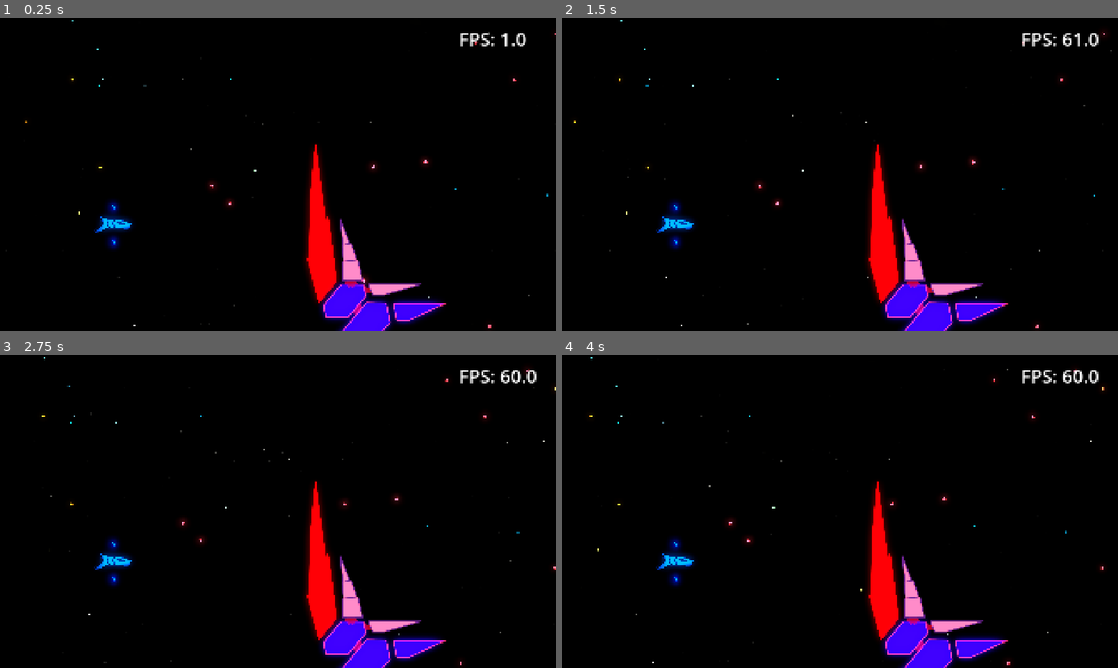
Above: before the commit, frames 1-4 (two rows, left to right).
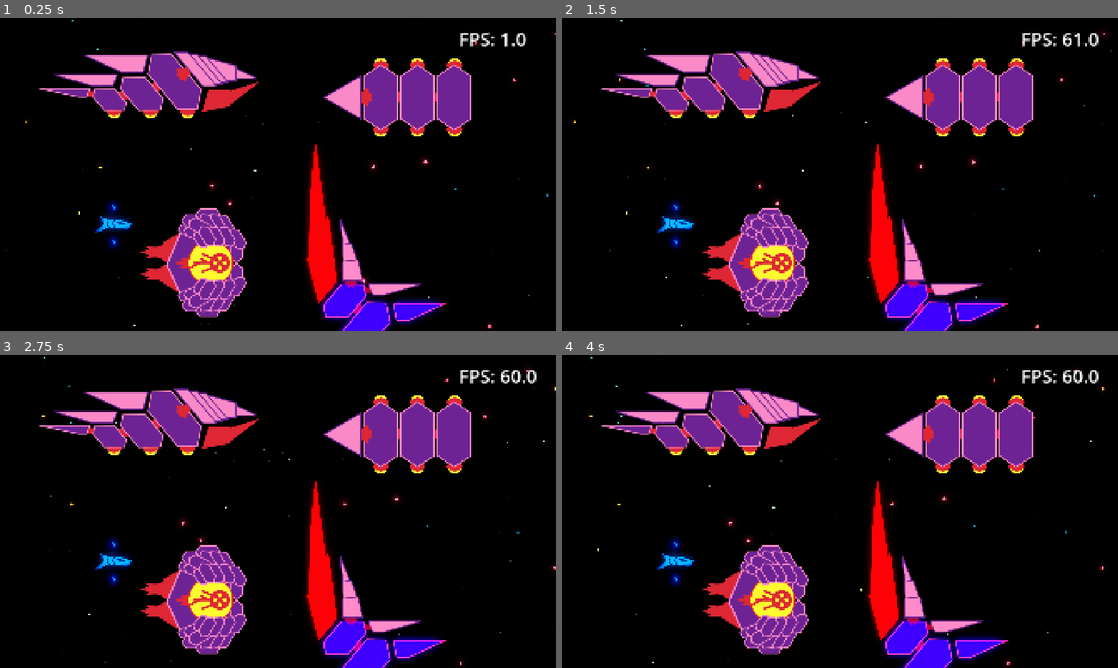
Above: after the commit, the same moments.

Repository: Zemiro-dev/StarfighterGemini
Game: Godot game, scene res://world/world_viewport_container.tscn
Two runs of this game, one before a commit and one after it. Both use one fixed random seed, a clock stepped at 60 frames per second and the inputs below.
Inputs:
- Up to frame 1 (0.25 s): no input
- Up to frame 2 (1.5 s): no input
- Up to frame 3 (2.75 s): no input
- Up to frame 4 (4 s): no input

The runs differ from the first frame. In frame 1, 13% of the frame differs, in the area x 7-85%, y 10-96%; in frame 2, 13%; in frame 3, 13%; in frame 4, 13%.

Commit message:
adding a buncha asteroid beast sprites

Diff:
--- a/game/project.godot
+++ b/game/project.godot
@@ -14,6 +14,10 @@
 run/main_scene="uid://dbm74b75gf2st"
 config/features=PackedStringArray("4.4", "GL Compatibility")
 
+[debug]
+
+settings/stdout/print_fps=true
+
 [display]
 
 window/size/viewport_width=1920
--- a/game/world/debug/world_debug.tscn
+++ b/game/world/debug/world_debug.tscn
@@ -37,6 +37,9 @@
 [ext_resource type="Material" uid="uid://byx4eobrlkwum" path="res://actors/enemies/resources/asteroid_beast_energy_a_shader_material.tres" id="32_7g11o"]
 [ext_resource type="Texture2D" uid="uid://cwpcljmd2jg6e" path="res://assets/enemies/asteroid_beast/asteroid_beast_energy_talon_lower.png" id="32_oai4s"]
 [ext_resource type="Texture2D" uid="uid://c36817fty0sew" path="res://assets/enemies/asteroid_beast/asteroid_beast_energy_talon_upper.png" id="33_nq3s0"]
+[ext_resource type="Texture2D" uid="uid://cdbtwetqjpqui" path="res://assets/enemies/asteroid_beast/asteroid_beast_claw_arm_template.png" id="36_jl7ui"]
+[ext_resource type="Texture2D" uid="uid://0ic4q8pb0sei" path="res://assets/enemies/asteroid_beast/asteroid_beast_body_template.png" id="37_0bnsj"]
+[ext_resource type="Texture2D" uid="uid://c43sds3wcquph" path="res://assets/enemies/asteroid_beast/asteroid_beast_head_template.png" id="38_1h5nw"]
 
 [sub_resource type="Gradient" id="Gradient_1t33c"]
 offsets = PackedFloat32Array(0.592705, 0.662614, 0.762918, 0.844985, 1)
@@ -380,138 +383,156 @@
 scale = Vector2(0.225586, 0.225586)
 texture = ExtResource("4_7wlep")
 
-[node name="Claw" type="Node2D" parent="Stage/Actors/AsteroidBeast"]
+[node name="TalonArm" type="Node2D" parent="Stage/Actors/AsteroidBeast"]
 position = Vector2(-1385, 265)
 
-[node name="TendonA" type="Sprite2D" parent="Stage/Actors/AsteroidBeast/Claw"]
+[node name="TendonA" type="Sprite2D" parent="Stage/Actors/AsteroidBeast/TalonArm"]
 material = ExtResource("22_7g11o")
 position = Vector2(-53, 39.2261)
 rotation = 2.38042
 texture = ExtResource("23_1jd2g")
 
-[node name="TendonB" type="Sprite2D" parent="Stage/Actors/AsteroidBeast/Claw"]
+[node name="TendonB" type="Sprite2D" parent="Stage/Actors/AsteroidBeast/TalonArm"]
 material = ExtResource("22_7g11o")
 position = Vector2(-85, -34.7739)
 rotation = -3.14159
 texture = ExtResource("24_82x64")
 
-[node name="ScaleA" type="Sprite2D" parent="Stage/Actors/AsteroidBeast/Claw"]
+[node name="ScaleA" type="Sprite2D" parent="Stage/Actors/AsteroidBeast/TalonArm"]
 material = ExtResource("24_ghjbf")
 position = Vector2(-64, 103.226)
 rotation = 0.875632
 texture = ExtResource("26_t3a8v")
 
-[node name="ScaleB" type="Sprite2D" parent="Stage/Actors/AsteroidBeast/Claw"]
+[node name="ScaleB" type="Sprite2D" parent="Stage/Actors/AsteroidBeast/TalonArm"]
 material = ExtResource("24_ghjbf")
 position = Vector2(1, 2.22614)
 rotation = 0.876155
 texture = ExtResource("27_67ikf")
 
-[node name="FinA" type="Sprite2D" parent="Stage/Actors/AsteroidBeast/Claw"]
+[node name="FinA" type="Sprite2D" parent="Stage/Actors/AsteroidBeast/TalonArm"]
 material = ExtResource("17_k1c70")
 position = Vector2(-112, -36.7739)
 texture = ExtResource("28_jl7ui")
 offset = Vector2(-60, 0)
 
-[node name="FinB" type="Sprite2D" parent="Stage/Actors/AsteroidBeast/Claw"]
+[node name="FinB" type="Sprite2D" parent="Stage/Actors/AsteroidBeast/TalonArm"]
 material = ExtResource("24_ghjbf")
 position = Vector2(-202, 40.2261)
 texture = ExtResource("29_0bnsj")
 offset = Vector2(-55, 0)
 
-[node name="WeakspotA" type="Sprite2D" parent="Stage/Actors/AsteroidBeast/Claw"]
+[node name="WeakspotA" type="Sprite2D" parent="Stage/Actors/AsteroidBeast/TalonArm"]
 material = ExtResource("29_82x64")
 position = Vector2(-21, -88.7739)
 texture = ExtResource("30_1h5nw")
 
-[node name="ScaledSpike" type="Sprite2D" parent="Stage/Actors/AsteroidBeast/Claw"]
+[node name="ScaledSpike" type="Sprite2D" parent="Stage/Actors/AsteroidBeast/TalonArm"]
 material = ExtResource("17_k1c70")
 position = Vector2(-22, -84.7739)
 rotation = 0.00141498
 texture = ExtResource("31_f8emp")
 offset = Vector2(0, -90)
 
-[node name="EnergyTalon" type="Node2D" parent="Stage/Actors/AsteroidBeast/Claw"]
+[node name="EnergyTalon" type="Node2D" parent="Stage/Actors/AsteroidBeast/TalonArm"]
 position = Vector2(59, -36)
 
-[node name="EnergyTalonLower" type="Sprite2D" parent="Stage/Actors/AsteroidBeast/Claw/EnergyTalon"]
+[node name="EnergyTalonLower" type="Sprite2D" parent="Stage/Actors/AsteroidBeast/TalonArm/EnergyTalon"]
 material = ExtResource("32_7g11o")
 texture = ExtResource("32_oai4s")
 offset = Vector2(20, -105)
 
-[node name="EnergyTalonUpper" type="Sprite2D" parent="Stage/Actors/AsteroidBeast/Claw/EnergyTalon/EnergyTalonLower"]
+[node name="EnergyTalonUpper" type="Sprite2D" parent="Stage/Actors/AsteroidBeast/TalonArm/EnergyTalon/EnergyTalonLower"]
 show_behind_parent = true
 material = ExtResource("32_7g11o")
 position = Vector2(30, -134)
 texture = ExtResource("33_nq3s0")
 offset = Vector2(0, -166)
 
-[node name="Claw2" type="Node2D" parent="Stage/Actors/AsteroidBeast"]
+[node name="TalonArm2" type="Node2D" parent="Stage/Actors/AsteroidBeast"]
 position = Vector2(230, 433)
 scale = Vector2(-1, 1)
 
-[node name="TendonA" type="Sprite2D" parent="Stage/Actors/AsteroidBeast/Claw2"]
+[node name="TendonA" type="Sprite2D" parent="Stage/Actors/AsteroidBeast/TalonArm2"]
 material = ExtResource("22_7g11o")
 position = Vector2(-53, 39.2261)
 rotation = 2.38042
 texture = ExtResource("23_1jd2g")
 
-[node name="TendonB" type="Sprite2D" parent="Stage/Actors/AsteroidBeast/Claw2"]
+[node name="TendonB" type="Sprite2D" parent="Stage/Actors/AsteroidBeast/TalonArm2"]
 material = ExtResource("22_7g11o")
 position = Vector2(-85, -34.7739)
 rotation = -3.14159
 texture = ExtResource("24_82x64")
 
-[node name="ScaleA" type="Sprite2D" parent="Stage/Actors/AsteroidBeast/Claw2"]
+[node name="ScaleA" type="Sprite2D" parent="Stage/Actors/AsteroidBeast/TalonArm2"]
 material = ExtResource("24_ghjbf")
 position = Vector2(-64, 103.226)
 rotation = 0.875632
 texture = ExtResource("26_t3a8v")
 
-[node name="ScaleB" type="Sprite2D" parent="Stage/Actors/AsteroidBeast/Claw2"]
+[node name="ScaleB" type="Sprite2D" parent="Stage/Actors/AsteroidBeast/TalonArm2"]
 material = ExtResource("24_ghjbf")
 position = Vector2(1, 2.22614)
 rotation = 0.876155
 texture = ExtResource("27_67ikf")
 
-[node name="FinA" type="Sprite2D" parent="Stage/Actors/AsteroidBeast/Claw2"]
+[node name="FinA" type="Sprite2D" parent="Stage/Actors/AsteroidBeast/TalonArm2"]
 material = ExtResource("17_k1c70")
 position = Vector2(-112, -36.7739)
 texture = ExtResource("28_jl7ui")
 offset = Vector2(-60, 0)
 
-[node name="FinB" type="Sprite2D" parent="Stage/Actors/AsteroidBeast/Claw2"]
+[node name="FinB" type="Sprite2D" parent="Stage/Actors/AsteroidBeast/TalonArm2"]
 material = ExtResource("24_ghjbf")
 position = Vector2(-202, 40.2261)
 texture = ExtResource("29_0bnsj")
 offset = Vector2(-55, 0)
 
-[node name="WeakspotA" type="Sprite2D" parent="Stage/Actors/AsteroidBeast/Claw2"]
+[node name="WeakspotA" type="Sprite2D" parent="Stage/Actors/AsteroidBeast/TalonArm2"]
 material = ExtResource("29_82x64")
 position = Vector2(-21, -88.7739)
 texture = ExtResource("30_1h5nw")
 
-[node name="ScaledSpike" type="Sprite2D" parent="Stage/Actors/AsteroidBeast/Claw2"]
+[node name="ScaledSpike" type="Sprite2D" parent="Stage/Actors/AsteroidBeast/TalonArm2"]
 material = ExtResource("17_k1c70")
 position = Vector2(-22, -84.7739)
 rotation = 0.00141498
 texture = ExtResource("31_f8emp")
 offset = Vector2(0, -90)
 
-[node name="EnergyTalon" type="Node2D" parent="Stage/Actors/AsteroidBeast/Claw2"]
+[node name="EnergyTalon" type="Node2D" parent="Stage/Actors/AsteroidBeast/TalonArm2"]
 position = Vector2(59, -36)
 
-[node name="EnergyTalonLower" type="Sprite2D" parent="Stage/Actors/AsteroidBeast/Claw2/EnergyTalon"]
+[node name="EnergyTalonLower" type="Sprite2D" parent="Stage/Actors/AsteroidBeast/TalonArm2/EnergyTalon"]
 material = ExtResource("32_7g11o")
 texture = ExtResource("32_oai4s")
 offset = Vector2(20, -105)
 
-[node name="EnergyTalonUpper" type="Sprite2D" parent="Stage/Actors/AsteroidBeast/Claw2/EnergyTalon/EnergyTalonLower"]
+[node name="EnergyTalonUpper" type="Sprite2D" parent="Stage/Actors/AsteroidBeast/TalonArm2/EnergyTalon/EnergyTalonLower"]
 show_behind_parent = true
 material = ExtResource("32_7g11o")
 position = Vector2(30, -134)
 texture = ExtResource("33_nq3s0")
 offset = Vector2(0, -166)
+
+[node name="ClawArm" type="Node2D" parent="Stage/Actors/AsteroidBeast"]
+position = Vector2(-447, -309)
+
+[node name="T" type="Sprite2D" parent="Stage/Actors/AsteroidBeast/ClawArm"]
+texture = ExtResource("36_jl7ui")
+
+[node name="Body" type="Node2D" parent="Stage/Actors/AsteroidBeast"]
+position = Vector2(411, -267)
+
+[node name="T" type="Sprite2D" parent="Stage/Actors/AsteroidBeast/Body"]
+texture = ExtResource("37_0bnsj")
+
+[node name="Head" type="Node2D" parent="Stage/Actors/AsteroidBeast"]
+position = Vector2(-292, 304)
+
+[node name="T" type="Sprite2D" parent="Stage/Actors/AsteroidBeast/Head"]
+texture = ExtResource("38_1h5nw")
 
 [node name="UI" type="Node2D" parent="."]
 
@@ -527,7 +548,7 @@
 offset_right = 1889.0
 offset_bottom = 115.0
 theme_override_font_sizes/font_size = 64
-text = "FPS: 125.0"
+text = "FPS: 141.0"
 script = ExtResource("30_tj5ml")
 
 [node name="WorldEnvironment" type="WorldEnvironment" parent="."]
Binary file added: game/assets/enemies/asteroid_beast/asteroid_beast_body_template.png
Not shown, added: game/assets/enemies/asteroid_beast/asteroid_beast_body_template.png.import
Binary file added: game/assets/enemies/asteroid_beast/asteroid_beast_claw_arm_template.png
Not shown, added: game/assets/enemies/asteroid_beast/asteroid_beast_claw_arm_template.png.import
Binary file added: game/assets/enemies/asteroid_beast/asteroid_beast_energy_talon_b_lower.png
Not shown, added: game/assets/enemies/asteroid_beast/asteroid_beast_energy_talon_b_lower.png.import
Binary file added: game/assets/enemies/asteroid_beast/asteroid_beast_energy_talon_b_upper.png
Not shown, added: game/assets/enemies/asteroid_beast/asteroid_beast_energy_talon_b_upper.png.import
Binary file added: game/assets/enemies/asteroid_beast/asteroid_beast_fin_c.png
Not shown, added: game/assets/enemies/asteroid_beast/asteroid_beast_fin_c.png.import
Binary file added: game/assets/enemies/asteroid_beast/asteroid_beast_fin_d.png
Not shown, added: game/assets/enemies/asteroid_beast/asteroid_beast_fin_d.png.import
(and 29 more such lines)
